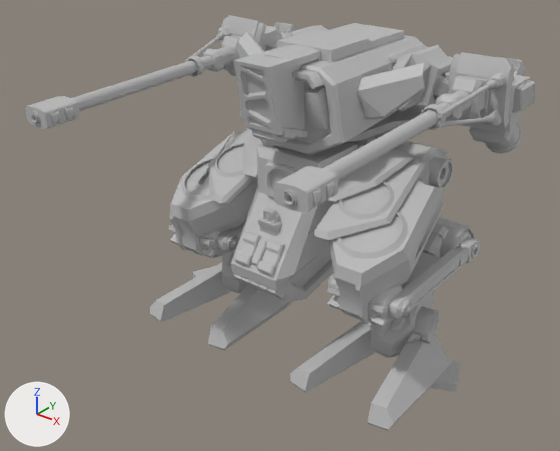
A saved change to the FBX model VR Projects/Assets/Ideas/Mech/Model/Mech.fbx.
Both versions are drawn from a 50 mm camera at (0.945, -1.314, 1.054) aimed at (-0.007, -0.124, 0.316). Lighting does not change. The marker at lower left points along +X, +Y and +Z. Where no turn or scale is listed for an object, it has been applied to the vertices.

In view in the first picture: 'Legs.004', 'Legs.019', 'Legs.022', 'Legs.039', 'Legs.046', 'MechBody', 'MechUpper'.
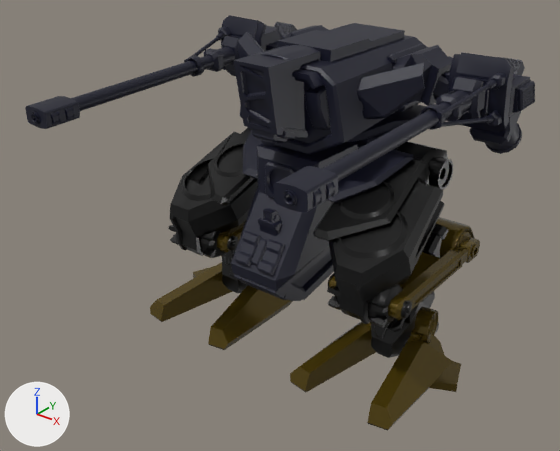
Boxes [x1, y1, x2, y2] around the edits, measured in the pictures (560 x 451 px):
'MechUpper', recoloured (grey to black)
    both: [25, 15, 535, 213]
'Legs.039', recoloured (grey to black)
    both: [169, 128, 448, 328]
'Legs.004', recoloured (grey to brown)
    both: [150, 255, 461, 431]
'MechBody', recoloured (grey to black)
    both: [231, 130, 414, 301]
'Legs.019', recoloured (grey to brown)
    both: [217, 217, 480, 320]
'Legs.022', recoloured (grey to black)
    both: [222, 224, 448, 358]
'Legs.046', recoloured
    both: [393, 147, 453, 190]

The change, as a list of edits to the scene's bpy script:
```text
Add mat_blue:
    mat_blue = principled_material('Blue')
    mat_blue.base_color = (0.00506, 0.00578, 0.02)  # black #101127
Add mat_gold:
    mat_gold = principled_material('Gold')
    mat_gold.base_color = (0.115, 0.0762, 0.0078)  # brown #5f4e16
    mat_gold.metallic = 0.497
    mat_gold.roughness = 0.142
Add mat_black:
    mat_black = principled_material('Black')
    mat_black.base_color = (0.0, 0.0, 0.0)  # black #000000
    mat_black.roughness = 0.332
Change me_mesh_257:
    where me_mesh_257.from_pydata(...)  # 4014 vertices, 3272 faces; spans x -0.378..0.387, y -0.518..0.288, z 0.443..0.695
    remove me_mesh_257.materials.append(mat_mechagain_initialshadinggroup1)  # grey #bcbcbc
    add me_mesh_257.materials.append(mat_blue)  # black #101127
Change me_mesh_424:
    where me_mesh_424.from_pydata(...)  # 1140 vertices, 1030 faces; spans x -0.327..0.327, y -0.23..0.158, z 0.183..0.477
    remove me_mesh_424.materials.append(mat_mechagain_initialshadinggroup1)  # grey #bcbcbc
    add me_mesh_424.materials.append(mat_black)  # black #000000
Change me_mesh_371:
    where me_mesh_371.from_pydata(...)  # 464 vertices, 466 faces; spans x -0.396..0.396, y -0.243..0.06, z -0.001..0.136
    remove me_mesh_371.materials.append(mat_mechagain_initialshadinggroup1)  # grey #bcbcbc
    add me_mesh_371.materials.append(mat_gold)  # brown #5f4e16
Change me_mesh_389:
    where me_mesh_389.from_pydata(...)  # 486 vertices, 408 faces; spans x -0.276..0.276, y -0.073..0.156, z -0.001..0.298
    remove me_mesh_389.materials.append(mat_mechagain_initialshadinggroup1)  # grey #bcbcbc
    add me_mesh_389.materials.append(mat_black)  # black #000000
Change me_mesh_428:
    where me_mesh_428.from_pydata(...)  # 122 vertices, 132 faces; spans x -0.255..0.255, y 0.068..0.137, z 0.391..0.46
    remove me_mesh_428.materials.append(mat_mechagain_initialshadinggroup1)  # grey #bcbcbc
    add me_mesh_428.materials.append(mat_black)  # black #000000
Change me_mesh_386:
    where me_mesh_386.from_pydata(...)  # 892 vertices, 812 faces; spans x -0.321..0.321, y -0.171..0.218, z 0.189..0.291
    remove me_mesh_386.materials.append(mat_mechagain_initialshadinggroup1)  # grey #bcbcbc
    add me_mesh_386.materials.append(mat_gold)  # brown #5f4e16
Change me_mesh_218:
    where me_mesh_218.from_pydata(...)  # 671 vertices, 611 faces; spans x -0.213..0.213, y -0.244..0.228, z 0.148..0.488
    remove me_mesh_218.materials.append(mat_mechagain_initialshadinggroup1)  # grey #bcbcbc
    add me_mesh_218.materials.append(mat_blue)  # black #101127
```
